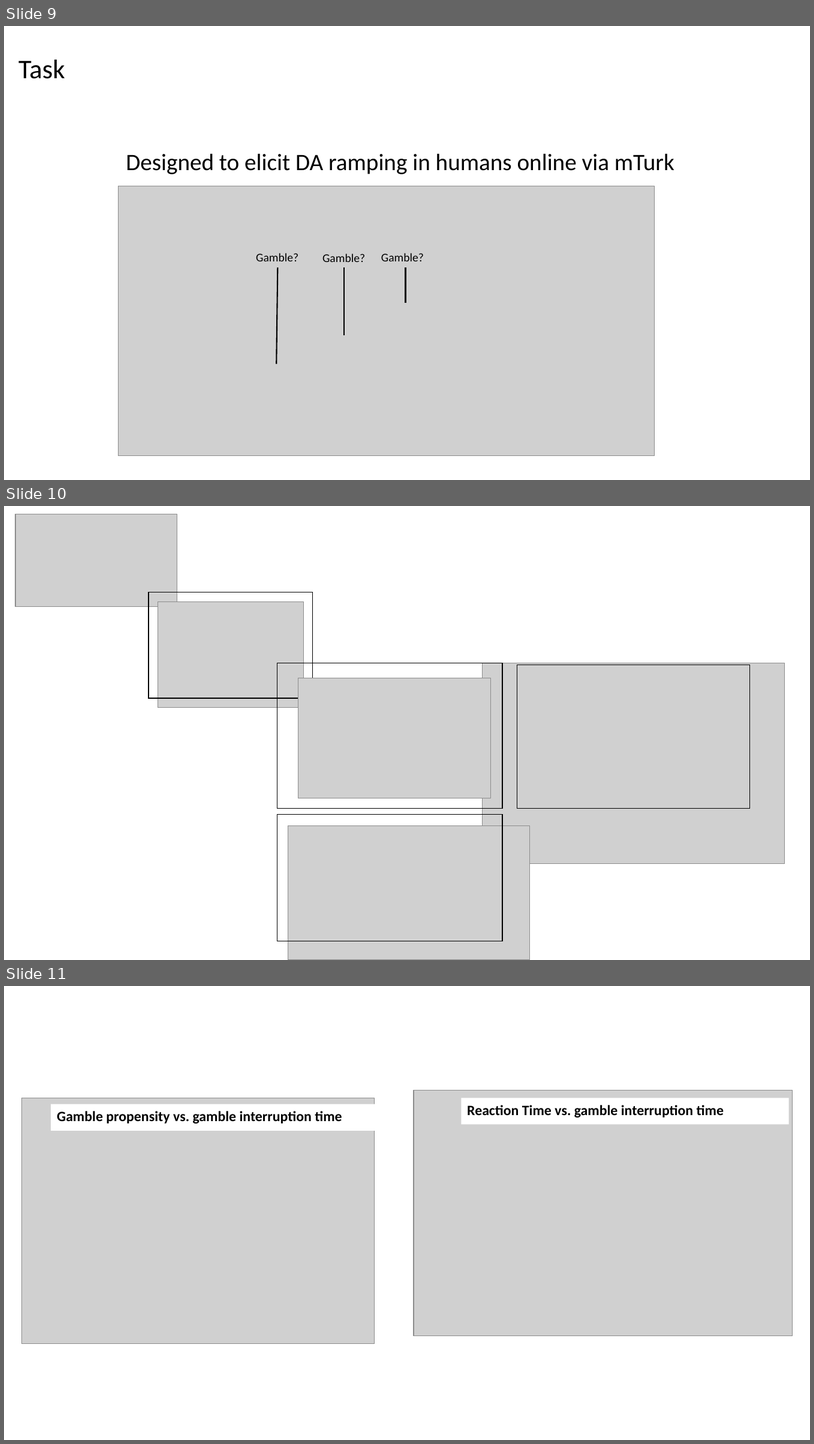
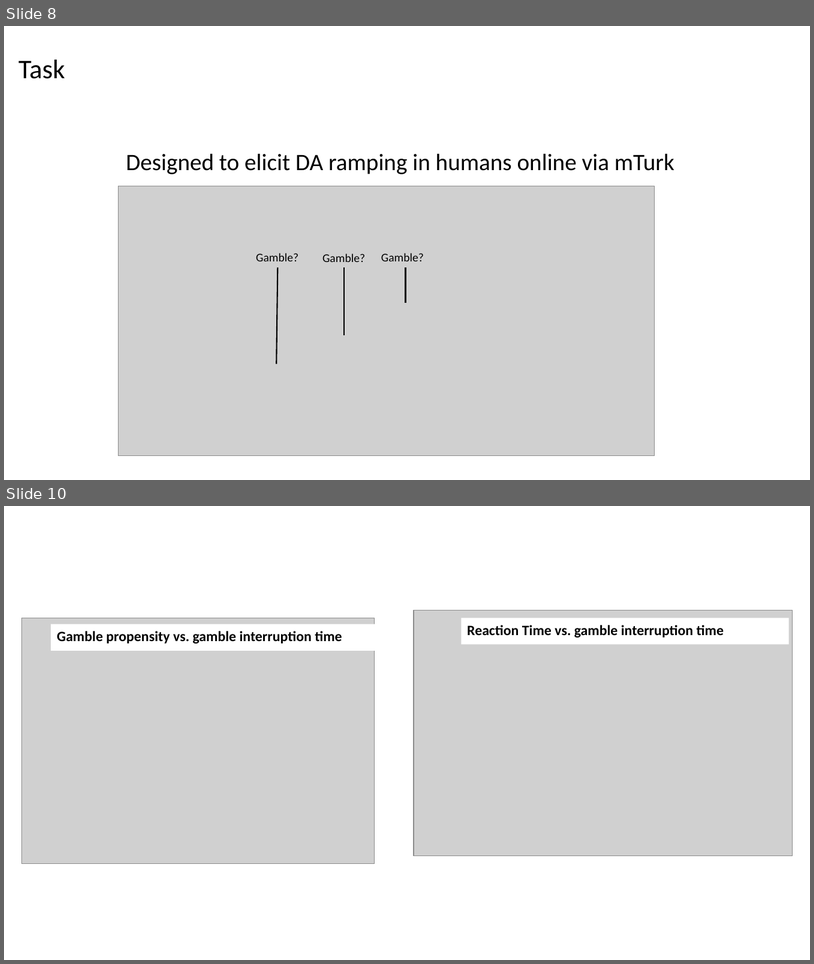
Before and after one commit to gpagnier/rampAnalysis, a slide deck: BortonLabMeeting12.7.pptx. Shown one above the other, each under a label of ours: slides 9, 10 and 11 before the commit, slides 8 and 10 after it; the slides between them are not shown. The pictures are 814x1444 and 814x964 pixels, drawn with LibreOffice and Linux fonts; fonts in the diff are those of the drawing; grey boxes stand for pictures. Boxes give left, top, right and bottom in pixels: in the first picture for what was removed or moved away, otherwise in the second. Text is boxed around its words. In the diff, an @@ line names an element or a change of style, - is before the commit and + after.

```diff
--- a/BortonLabMeeting12.7.pptx
+++ b/BortonLabMeeting12.7.pptx
@@ slide 10 removed at bbox=[4, 506, 810, 960], background #FFFFFF @@
@@ picture removed at bbox=[15, 514, 177, 606] @@
@@ rectangle removed at bbox=[149, 592, 313, 698] @@
@@ picture removed at bbox=[158, 601, 303, 708] @@
@@ rectangle removed at bbox=[278, 663, 503, 808] @@
@@ picture removed at bbox=[483, 663, 785, 864] @@
@@ rectangle removed at bbox=[518, 664, 750, 808] @@
@@ picture removed at bbox=[299, 678, 491, 798] @@
@@ rectangle removed at bbox=[278, 814, 503, 941] @@
@@ picture removed at bbox=[288, 825, 530, 960] @@
@@ what was slide 9 is now slide 8 @@
@@ what was slide 11 is now slide 10 @@
```
Also in this commit, not shown: 3 slides changed.
